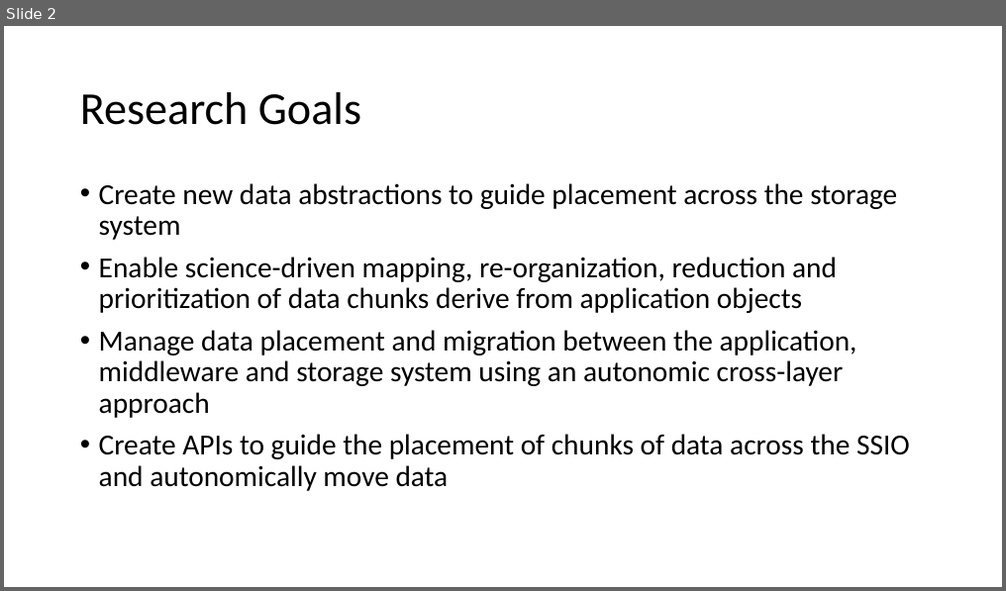
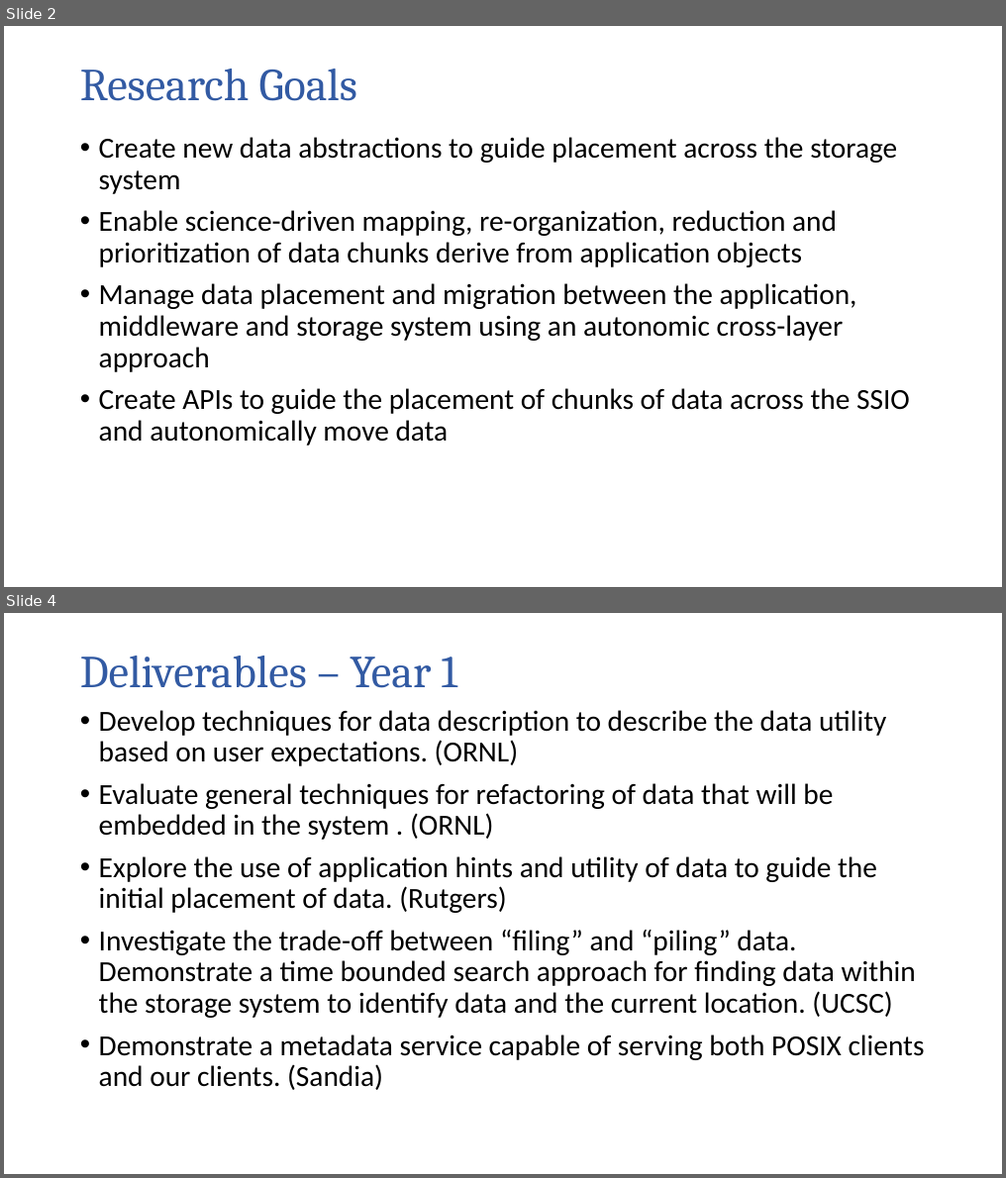
Before and after one commit to TPLink32/sirius, a slide deck: All-Hand-Meetings/AHM-10-14-2015/Presentations/SIRIUS_AHM-klasky.pptx. Shown one above the other, each under a label of ours: slide 2 before the commit, slides 2 and 4 after it; the slides between them are not shown. The pictures are 1006x591 and 1006x1178 pixels, drawn with LibreOffice and Linux fonts; fonts in the diff are those of the drawing; background and template pictures are left out. Boxes give left, top, right and bottom in pixels: in the first picture for what was removed or moved away, otherwise in the second. Text is boxed around its words. In the diff, an @@ line names an element or a change of style, - is before the commit and + after.

```diff
--- a/All-Hand-Meetings/AHM-10-14-2015/Presentations/SIRIUS_AHM-klasky.pptx
+++ b/All-Hand-Meetings/AHM-10-14-2015/Presentations/SIRIUS_AHM-klasky.pptx
@@ slide 4 added at [4,613,1002,1174], background #FFFFFF @@
@@ title added at [80,656,457,688], 44 pt, text #325AA3 @@
+Deliverables – Year 1
@@ text added at [99,710,925,1090], 28 pt, text #000000 @@
+• Develop techniques for data description to describe the data utility based on user expectations. (ORNL)
+• Evaluate general techniques for refactoring of data that will be embedded in the system . (ORNL)
+• Explore the use of application hints and utility of data to guide the initial placement of data. (Rutgers)
+• Investigate the trade-off between “filing” and “piling” data. Demonstrate a time bounded search approach for finding data within the storage system to identify data and the current location. (UCSC)
+• Demonstrate a metadata service capable of serving both POSIX clients and our clients. (Sandia)
@@ slide 2 changed as well @@
@@ title "Research Goals" at [80,69,357,101]: font Calibri to Cambria, text colour #000000 to #325AA3 @@
@@ text "Create new data abstractions to ...": place and size @@
-text "Create new data abstractions to ..." at [99,183,910,491]
+text "Create new data abstractions to ..." at [99,137,910,446]
```
Also in this commit, not shown: 1 other slide changed, 9 other slides added.
